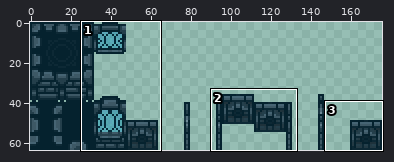
Edited in one commit: sprite sheet (src/main/resources/objects/soulbricktexture.png). The first picture is a wide view before the edit; the outline marks the close-up.
Close-up. Before the edit:
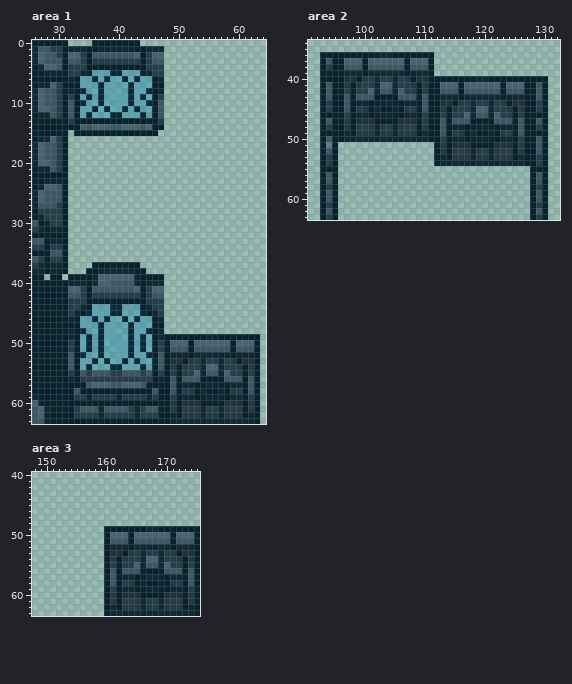
The file is 352x128 pixels, drawn in blocks of 2x2; one block is one cell here. Colours within 5 levels of each other are drawn and written as one. Shown: area 1: x 26..64, y 0..63; area 2: x 91..132, y 34..63; area 3: x 148..175, y 40..63.
The result:
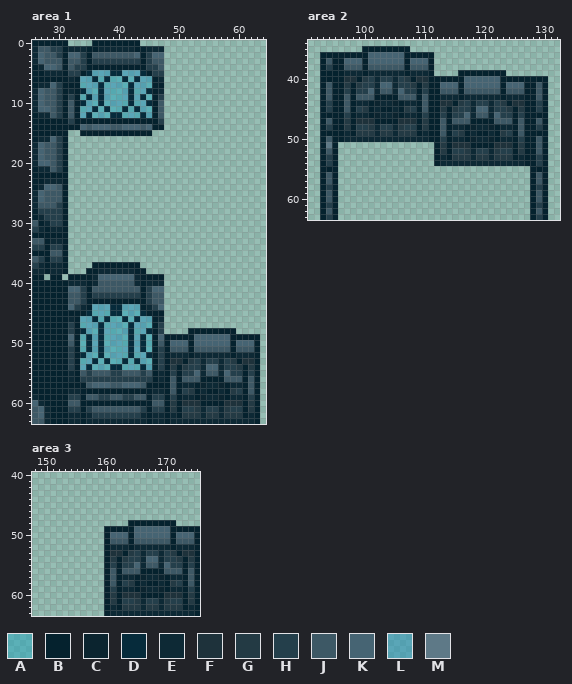
Palette (. is transparent): A #169fba75  B #05222e  C #0b242f  D #062b3b  E #0d2935  F #1e323b  G #233a44  H #243f4b  J #3d5865  K #466473  L #148aba75  M #5e7987
The exact change:
--- area 1
@@ x 30..49 @@
  3 JBJJHBHHHHHHHHBHJJ..
- 4 JBHHHBBBBBBBBBBHHH..
- 5 EBHHEBLLLDDLLLBEHH..
+ 4 JBJHHBBBBBBBBBBHHJ..
+ 5 EBHHBDLLLDDLLLDBHH..
  6 BBEBLLDADAADADLLBE..
@@ x 31..48 @@
 14 BBBKJKKKJJKKKJKBB.
-15 B.BBBBBBBBBBBBBB..
+15 B..BBBBBBBBBBBB...
 16 B.................
@@ x 26..64 @@
 39 BB.BB.BBBBEKKKKKKEBBBB.................
-40 BBBBBBEEEBEKKJJJJEBEEE.................
-41 BBBBBBKKHBJJJJJJJKBHKK.................
+40 BBBBBBEEEBEJJJJJJEBEEE.................
+41 BBBBBBKKHBJJJJJJJJBHKK.................
 42 BBBBBBJJHBHHHHHHHHBHJJ.................
-43 BBBBBBHHHBBBBBBBBBBHHH.................
-44 BBBBBBHHEBLLLDDLLLBEHH.................
-45 BBBBBBHEBDALADDALADBEH.................
+43 BBBBBBJJHBBBBBBBBBBHJJ.................
+44 BBBBBBKHEBLLLDDLLLBEHK.................
+45 BBBBBBBBBDALADDALADBBB.................
 46 BBBBBBEBLLDADAADADLLBE.................
-47 BBBBBBBBALLDALLADLLABB.................
-48 BBBBBBEBDLADLAALDALDBE.................
-49 BBBBBBEBADLDALLADLDABEBBBBBBBEEBBBBBBB.
-50 BBBBBBHBADLDALLADLDABHBKKKBKKKKKKBKKKB.
+47 BBBBBBHBALLDALLADLLABH.................
+48 BBBBBBHBDLADLAALDALDBH....BBBBBBBB.....
+49 BBBBBBKBADLDALLADLDABKBBBBBKKKKKKBBBBB.
+50 BBBBBBJBADLDALLADLDABJBKKKBKKKKKKBKKKB.
 51 BBBBBBHBADLDLAALDLDABHBJJJBJJJJJJBJJJB.
-52 BBBBBBJBDLADALLADALDBJBEEEBEEEEEEBEEEB.
-53 BBBBBBJBALDADAADADLABJBFFBGHEHHEHGBFFB.
-54 BBBBBBJBLDALADDALADLBJBGBGHHEKKEHHGBGB.
-55 BBBBBBHBJHJJJHHJJJHJBHBHBHHKEJJEKHHBHB.
+52 BBBBBBHBDLADALLADALDBHBEEEBEEEEEEBEEEB.
+53 BBBBBBHBALDADAADADLABHBFFBGHEHHEHGBFFB.
+54 BBBBBBHBLDALADDALADLBHBGBGHHEKKEHHGBGB.
+55 BBBBBBEBJHJJJHHJJJHJBEBHBHHKEJJEKHHBHB.
 56 BBBBBBEBHHHHHHHHHHHHBEBJBJJJBBBBJJJBJB.
 57 BBBBBBBBBJKKKJJKKKJBBBBJBEEBCEECBEEBJB.
-58 BBBBBBBJBBBBBBBBBBBBJBBJBHGBEBBEBGHBJB.
-59 EBBBBBBHHEHHHHEHHHHEHBBHBEEBCEECBEEBHB.
-60 KEBBBBBBBBBBBBBBBBBBBBBGBFFFBBBBFFFBGB.
-61 JKEBBBBHJJJEJJJJHEHJJBBGBHHGEHHEGHHBGB.
-62 JKEBBBBHHHHEHHHHHEHHHBBEBGGGEGGEGGGBEB.
-63 JJEBBBBBBBBBBBBBBBBBBBBEEEEEEEEEEEEEEB.
+58 BBBBBBEEBBBBBBBBBBBBEEBJBHGBEBBEBGHBJB.
+59 EBBBBBHHBJJHHJJHHJJBHHBHBEEBCEECBEEBHB.
+60 KEBBBBJJBBBBBBBBBBBBJJBGBFFFBBBBFFFBGB.
+61 JKEBBBHHBHJJJJJJJJHBHHBGBHHGEHHEGHHBGB.
+62 JKEBBBEEBEHHHHHHHHEBEEBEBGGGEGGEGGGBEB.
+63 JJEBBBEEBEEEEEEEEEEBEEBEEEEEEEEEEEEEEB.
--- area 2
@@ x 98..125 @@
 34 ............................
-35 ............................
-36 BBBBBEEBBBBBBB..............
+35 ..BBBBBBBB..................
+36 BBBKKKKKKBBBBB..............
 37 KKBKKKKKKBKKKB..............
 38 JJBJJJJJJBJJJB..............
-39 EEBEEEEEEBEEEB..............
-40 FBGHEHHEHGBFFBBBBBBBBEEBBBBB
+39 EEBEEEEEEBEEEB....BBBBBBBB..
+40 FBGHEHHEHGBFFBBBBBBKKKKKKBBB
 41 BGHHEKKEHHGBGBBKKKBKKKKKKBKK
--- area 3
@@ x 162..173 @@
 47 ............
-48 ............
-49 BBBBBEEBBBBB
+48 ..BBBBBBBB..
+49 BBBKKKKKKBBB
 50 KKBKKKKKKBKK
